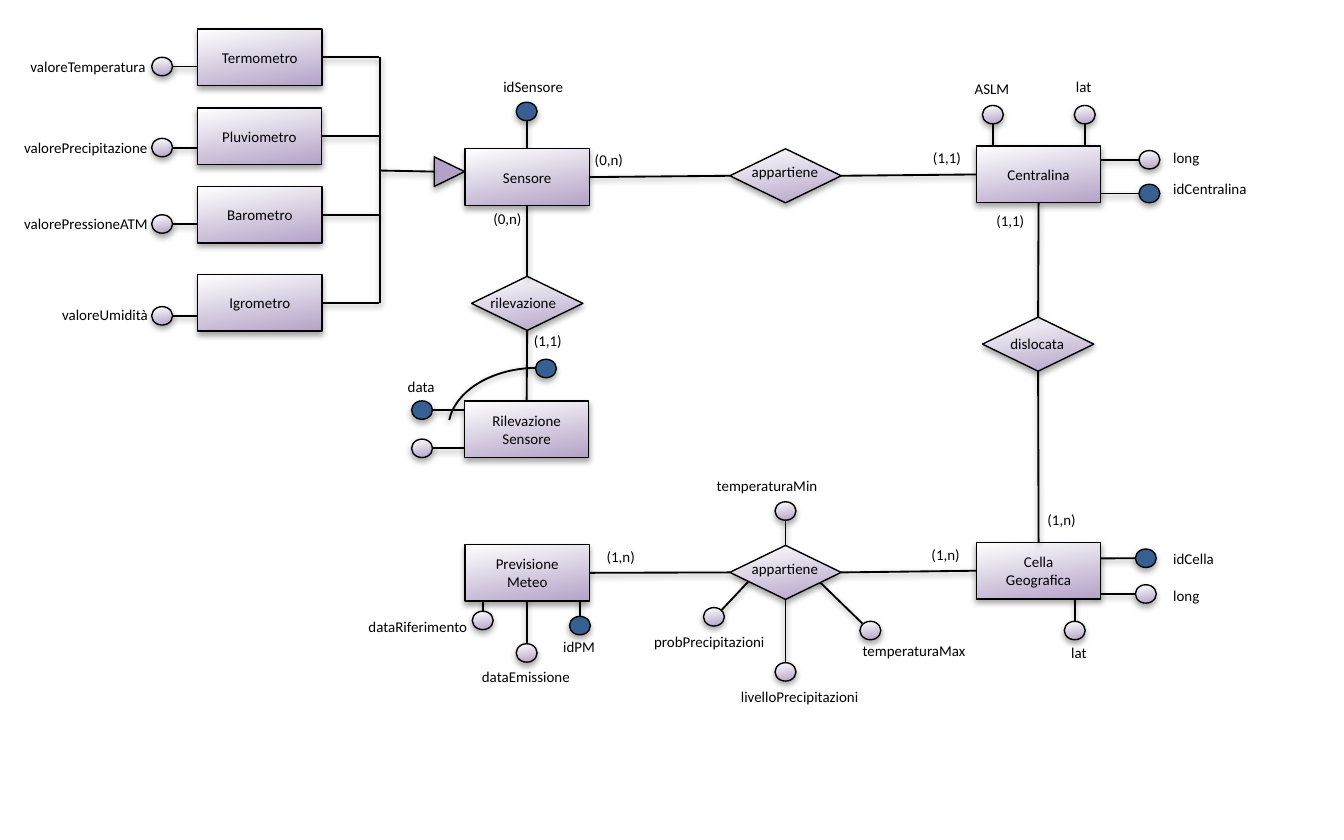
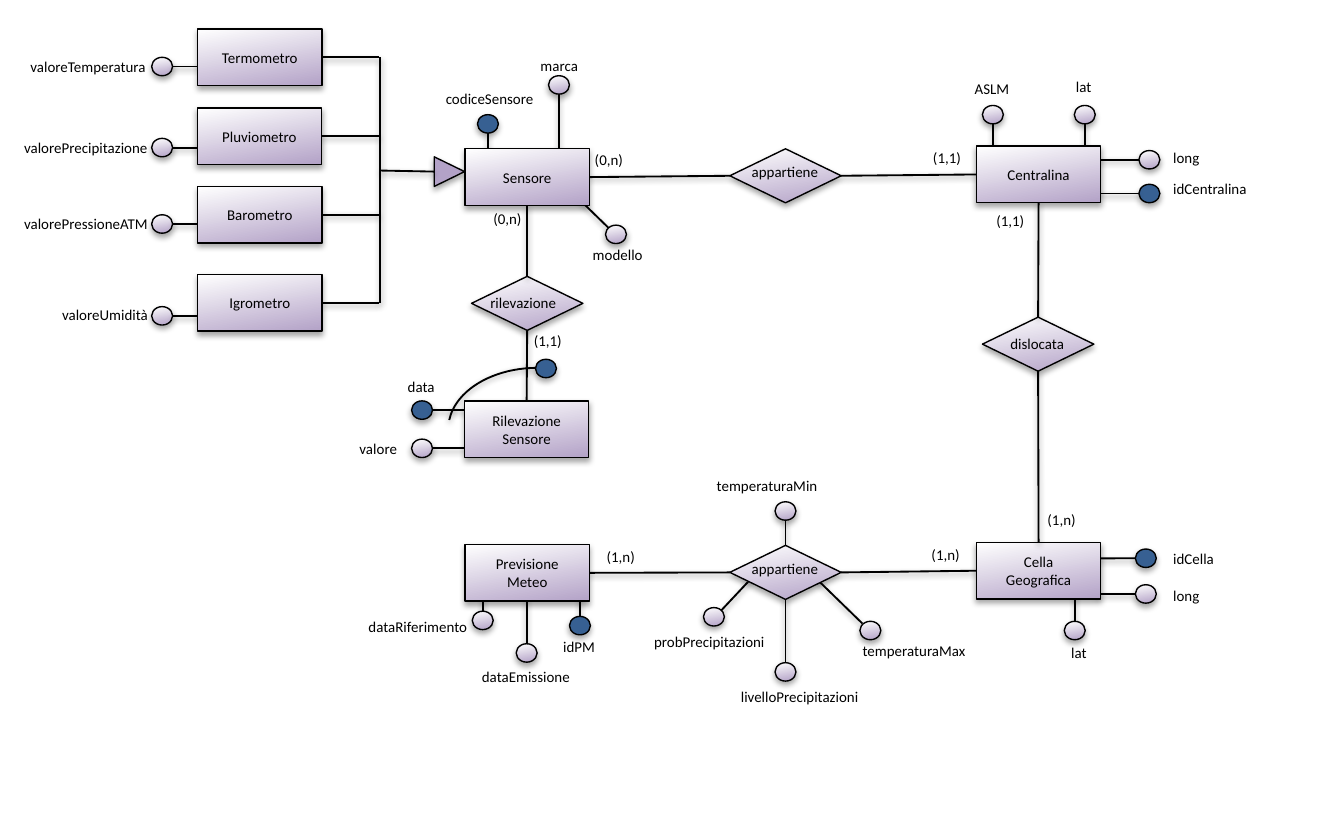
Before and after one commit to Stef23/MRVProject, a slide deck: slide 2 of E-R.pptx. Drawn at 1344x840 pixels with LibreOffice and Linux fonts; fonts in the diff are those of the drawing. Boxes give left, top, right and bottom in pixels: in the first picture for what was removed or moved away, otherwise in the second. Text is boxed around its words. In the diff, an @@ line names an element or a change of style, - is before the commit and + after.

```diff
--- a/E-R.pptx
+++ b/E-R.pptx
@@ text added at bbox=[540, 63, 577, 71], 8 pt, text #000000 @@
+marca
@@ ellipse added at bbox=[548, 75, 570, 94], fill gradient #B3A2C7 to #FFFFFF, outline #000000 0.75 pt @@
@@ text at bbox=[446, 93, 534, 104]: text changed @@
-idSensore
+codiceSensore
@@ ellipse: place and size @@
-ellipse at bbox=[516, 102, 538, 121]
+ellipse at bbox=[477, 114, 499, 133]
@@ line added from (559, 94) to (559, 164), #000000 1 pt @@
@@ line moved from (527, 121) - (527, 165) to (488, 133) - (488, 179) @@
@@ line added from (609, 228) to (560, 181), #000000 1 pt @@
@@ ellipse added at bbox=[606, 226, 628, 245], fill gradient #B3A2C7 to #FFFFFF, outline #000000 0.75 pt @@
@@ text added at bbox=[593, 247, 643, 260], 8 pt, text #000000 @@
+modello
@@ text added at bbox=[359, 443, 396, 454], 8 pt, text #000000 @@
+valore
```
Also in this commit, not shown: 2 other slides changed, 1 other file.
